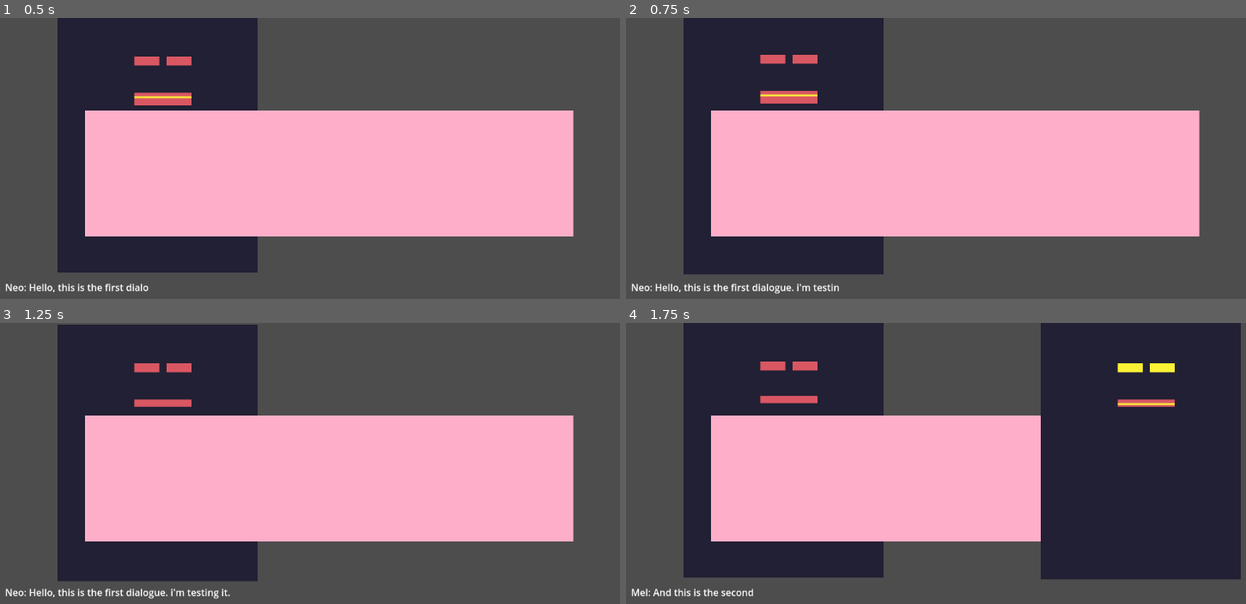
Above: before the commit, frames 1-4 (two rows, left to right).
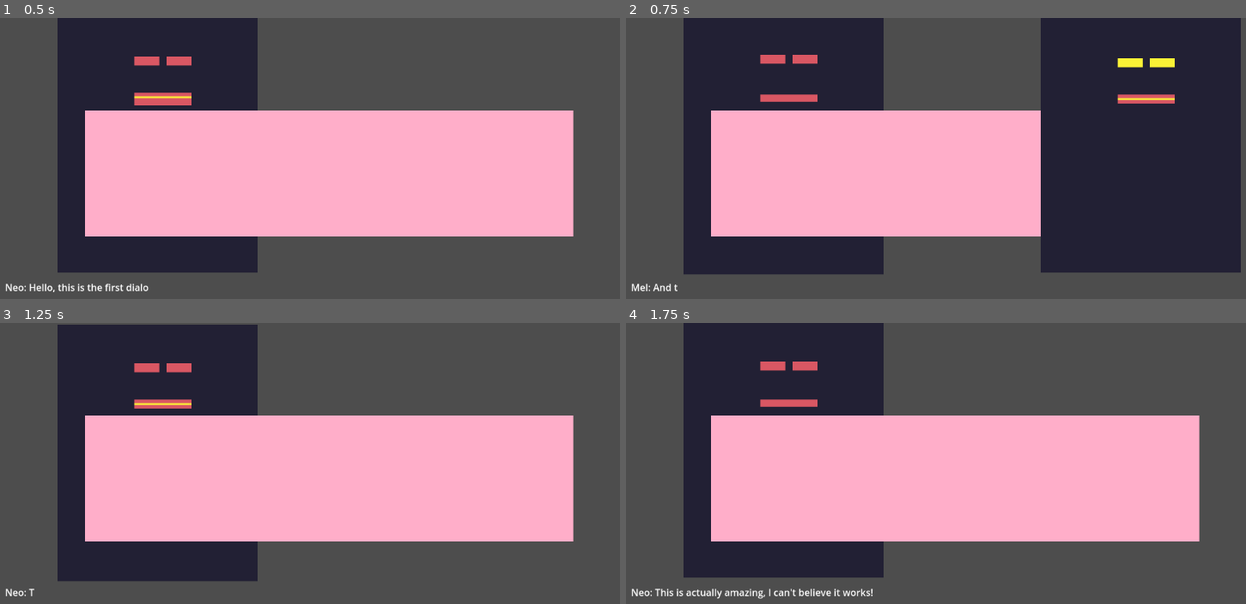
Above: after the commit, the same moments.

Repository: LuisGarrillo/Neo-Mel-vn
Game: Godot game, scene res://scenes/frames/scene_frame.tscn
Same seed, same stepped clock (60 frames per second), same inputs: the game is played once before the commit and once after it. This scene is started directly instead of the project's main scene.
Inputs:
- Up to frame 1 (0.5 s): no input
- Up to frame 2 (0.75 s): hold Space (accept) from 0.53 s (still down)
- Up to frame 3 (1.25 s): keep holding Space (accept)
- Up to frame 4 (1.75 s): release Space (accept) at 1.28 s; tap Space (accept) at 1.35 s

Frame 1 is identical in both runs. In frame 2, 30% of the frame differs, in the area x 1-100%, y 0-99%; in frame 3, 0.6%; in frame 4, 30%.

Commit message:
Add fast forward feature

Diff:
--- a/scenes/characters/test_character_2.tscn
+++ b/scenes/characters/test_character_2.tscn
@@ -396,6 +396,7 @@
 }]
 
 [node name="TestCharacter2" type="Node2D" node_paths=PackedStringArray("state_manager", "main_sprite", "eyes_sprite", "mouth_sprite")]
+visible = false
 script = ExtResource("1_5i83x")
 id = "Mel"
 state_manager = NodePath("StateManager")
--- a/scripts/components/state/state.gd
+++ b/scripts/components/state/state.gd
@@ -11,7 +11,7 @@
 var root_position : Vector2
 var root: Node2D
 
-func start(args):
+func start(_args):
 	started.emit()
 
 func update(_delta):
--- a/scripts/managers/dialogue_manager.gd
+++ b/scripts/managers/dialogue_manager.gd
@@ -16,7 +16,7 @@
 var dialogue_finished: bool = false
 var dialogue_index: int = 0
 var dialogue_lenght: int = 0
-var dialogue_delta_counter: float = 0
+var dialogue_finished_counter: int = 0
 var dialogue_content : String  = ""
 
 # Called when the node enters the scene tree for the first time.
@@ -38,11 +38,12 @@
 	manage_dialogue_text()
 
 func get_input():
-	if Input.is_action_just_pressed("accept") and dialogue_finished:
+	if Input.is_action_pressed("accept") and dialogue_finished_counter > 5:
 		dialogue_content = ""
 		dialogue_index = 0
 		scene_index += 1
 		dialogue_finished = false
+		dialogue_finished_counter = 0
 		manage_scene()
 
 func keep_going():
@@ -79,10 +80,15 @@
 
 func manage_dialogue_text():
 	if dialogue_finished:
+		dialogue_finished_counter += 1
 		return
 
 	dialogue_content += event["content"][dialogue_index]
 	dialogue_index += 1
+
+	if Input.is_action_pressed("accept") and dialogue_index > 10:
+		dialogue_content = event["content"]
+		dialogue_index = dialogue_lenght
 
 	if dialogue_index == dialogue_lenght:
 		dialogue_finished = true
